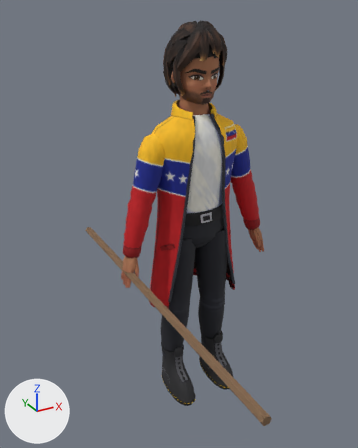
What one commit did to the glTF model game/models/characters/protagonist_male.glb.
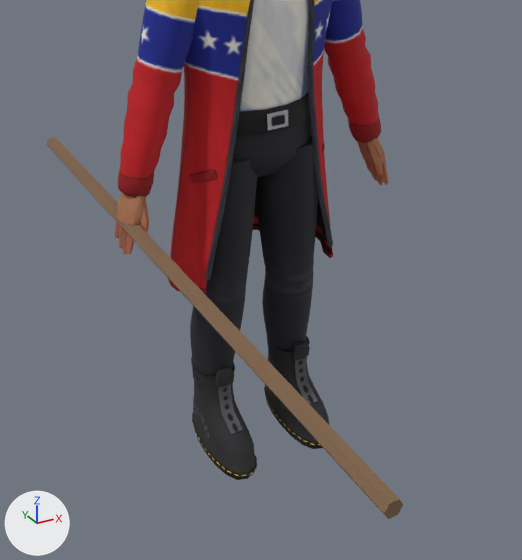
Each version appears first whole from a camera (50 mm lens) standing at (-1.155, -1.947, 1.937) and looking at (-0.163, -0.144, 1.035), and next in a close-up on the part from 17% to 93% of the width and 35% to 100% of the height. The axes (+X, +Y, +Z) are drawn at lower left. The lights are the same throughout. The first two pictures are the older version.

In view in the first close-up: 'protagonist_male', 'stick'.
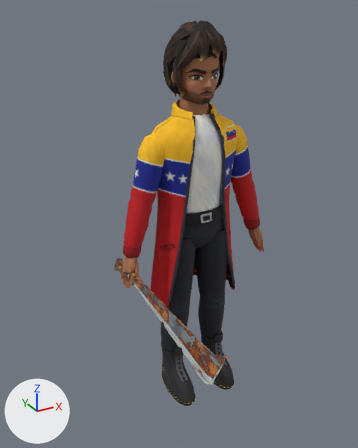
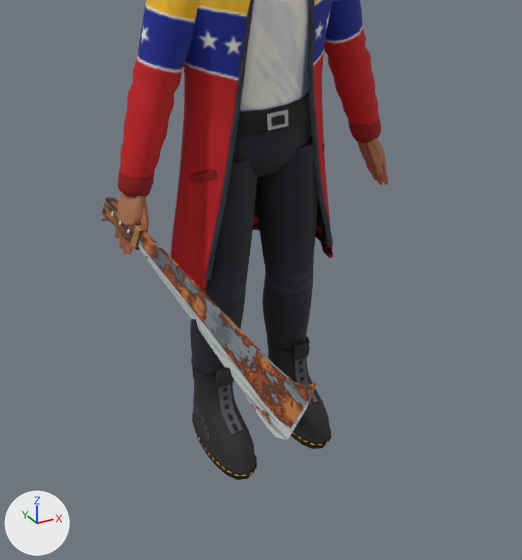
Diff of the bpy script that builds the scene:
```diff
--- a/game/models/characters/protagonist_male.glb.py
+++ b/game/models/characters/protagonist_male.glb.py
@@ img_machete_atlas @@
+img_machete_atlas = load_image('machete_atlas', '_unpacked/machete_atlas', 1024, 512, 'sRGB')
@@ mat_machete_atlas_001 @@
+mat_machete_atlas_001 = principled_material('machete_atlas.001')
+mat_machete_atlas_001.texture = img_machete_atlas
@@ mat_machete_rivet_rim_001 @@
+mat_machete_rivet_rim_001 = principled_material('machete_rivet_rim.001')
+mat_machete_rivet_rim_001.base_color = (0.148, 0.0608, 0.0203)  # brown #6b4627
+mat_machete_rivet_rim_001.roughness = 0.85
@@ mat_machete_rivet_001 @@
+mat_machete_rivet_001 = principled_material('machete_rivet.001')
+mat_machete_rivet_001.base_color = (0.646, 0.664, 0.612)  # light grey #d2d5cd
+mat_machete_rivet_001.roughness = 0.4
@@ me_machete_001 @@
+me_machete_001.from_pydata(...)  # 281 vertices, 521 faces; spans x -0.403..-0.352, y -0.825..0.098, z 0.706..0.851
+# faces by material slot: [257, 132, 132]
+me_machete_001.materials.append(mat_machete_atlas_001)  # picture img_machete_atlas
+me_machete_001.materials.append(mat_machete_rivet_rim_001)  # brown #6b4627
+me_machete_001.materials.append(mat_machete_rivet_001)  # light grey #d2d5cd
@@ ob_stick @@
-ob_stick = bpy.data.objects.new('stick', me_stick)
-ob_stick.location = (0.0, 0.0, 0.0)
@@ ob_machete @@
+ob_machete = bpy.data.objects.new('machete', me_machete_001)
+ob_machete.location = (0.0, 0.0, 0.0)
```

Changed parts and their boxes [x1, y1, x2, y2] in the close-ups (522 x 560 px):
'machete', added: after [101, 197, 317, 440]
    faces in mat_machete_atlas_001 (picture img_machete_atlas): [101, 197, 317, 440]
'stick', deleted: before [47, 137, 403, 519]
